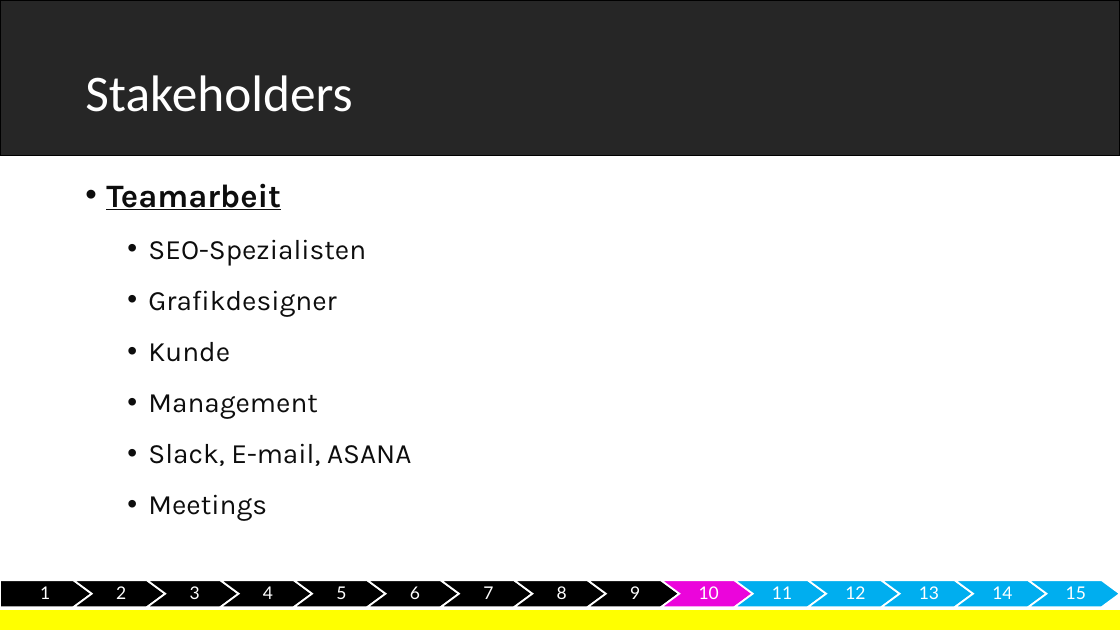
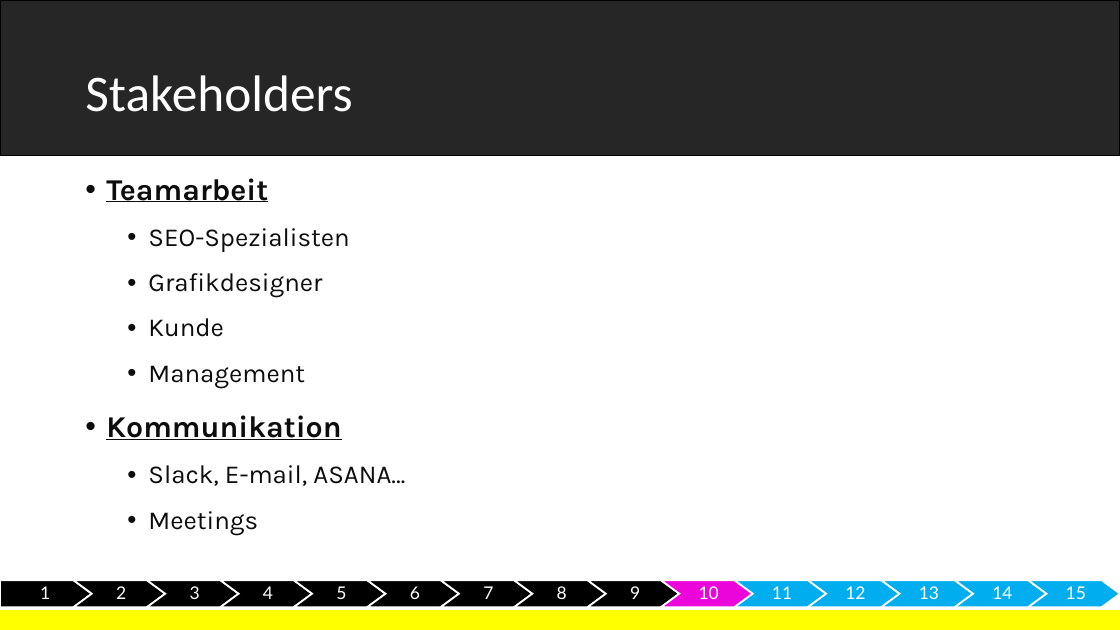
Before and after one commit to gregorio-pirolini/markdown, a slide deck: slide 11 of MeinProjekt16-9.pptx (slide 10 before the commit). Drawn at 1120x630 pixels with LibreOffice and Linux fonts; fonts in the diff are those of the drawing; background and template pictures are left out. Boxes give left, top, right and bottom in pixels: in the first picture for what was removed or moved away, otherwise in the second. Text is boxed around its words. In the diff, an @@ line names an element or a change of style, - is before the commit and + after.

```diff
--- a/MeinProjekt16-9.pptx
+++ b/MeinProjekt16-9.pptx
@@ text at [106,178,349,535]: size 28 to 25.9 pt in "Teamarbeit"; size 24 to 22.2 pt in "SEO-Spezialisten", "Grafikdesigner", "Kunde", "Management" and 1 more places; line spacing 1.07 to 0.97 @@
@@ text at [106,415,405,486]: text changed; size 24 to 22.2 pt @@
-  • Slack, E-mail, ASANA
+• Kommunikation
+  • Slack, E-mail, ASANA…
```
Also in this commit, not shown: 5 other slides changed, 1 slide added, 2 other files.
